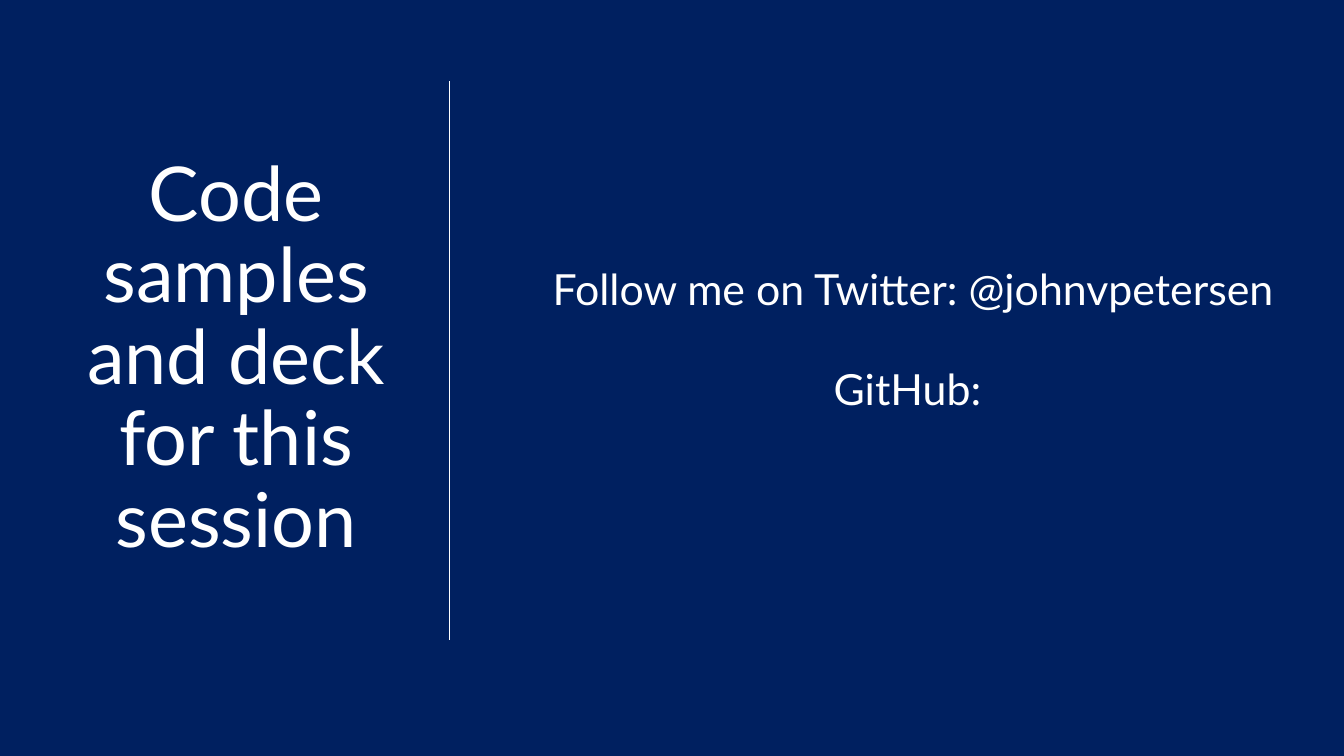
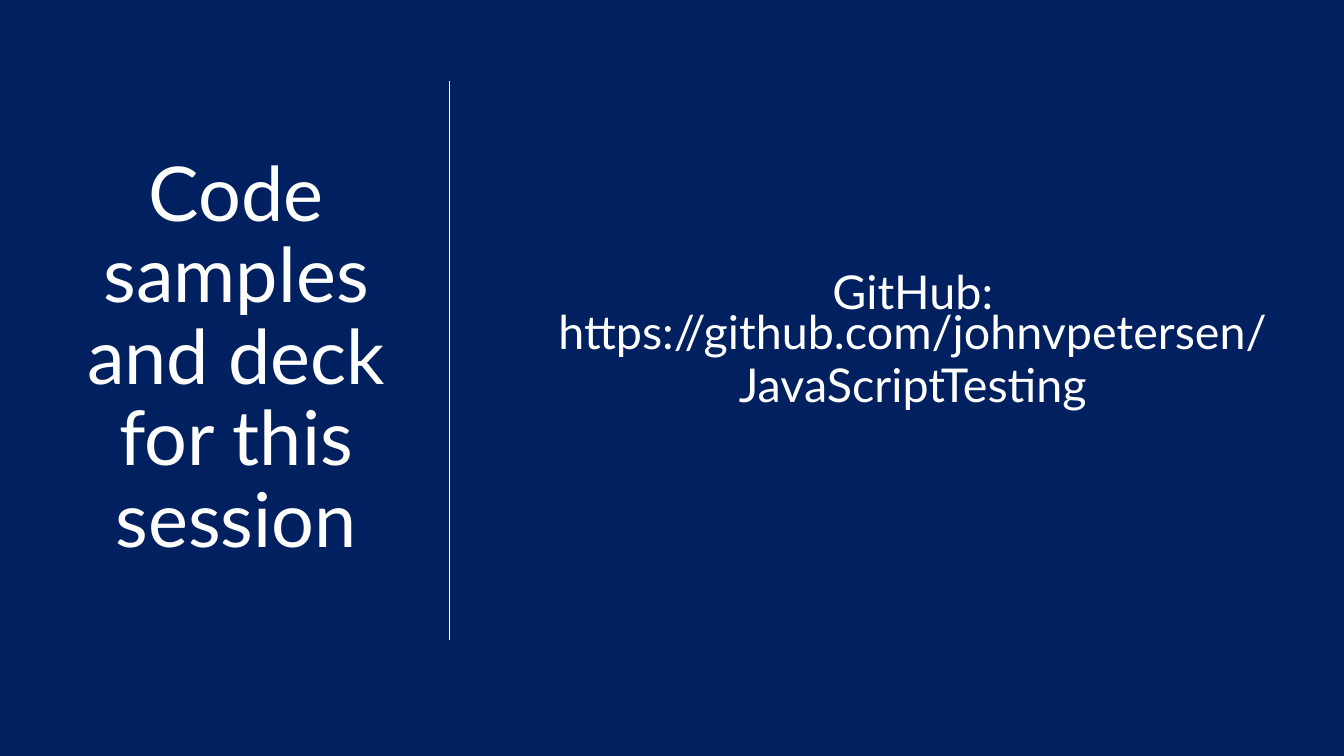
Before and after one commit to johnvpetersen/JavaScriptTesting, a slide deck: slide 3 of JavaScript Testing.pptx. Drawn at 1344x756 pixels with LibreOffice and Linux fonts; fonts in the diff are those of the drawing. Boxes give left, top, right and bottom in pixels: in the first picture for what was removed or moved away, otherwise in the second. Text is boxed around its words. In the diff, an @@ line names an element or a change of style, - is before the commit and + after.

Commit message:
updated powerpoint deck

```diff
--- a/JavaScript Testing.pptx
+++ b/JavaScript Testing.pptx
@@ subtitle at (558,274,1266,411): text changed; size 30.6 to 33.3 pt @@
-Follow me on Twitter: @johnvpetersen
-GitHub:
+GitHub: https://github.com/johnvpetersen/
+JavaScriptTesting
```
